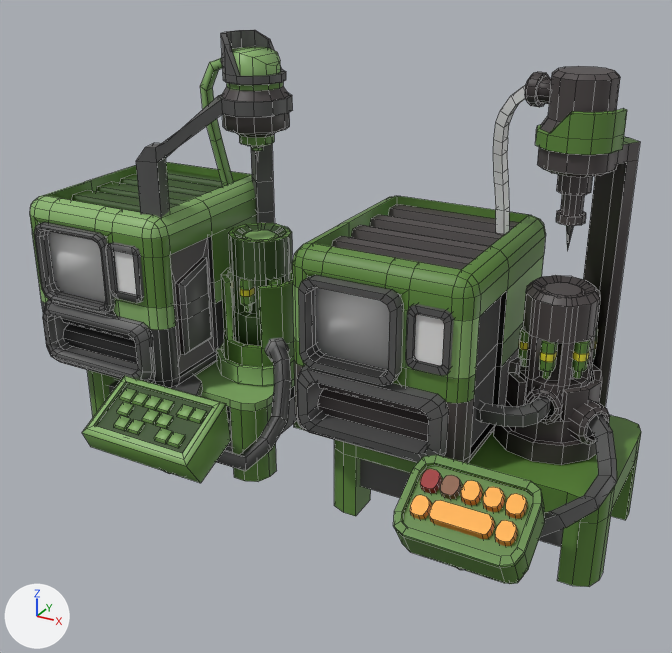
Renders of the FBX model Assets/Art/Models/Furniture/Machines/Botany/Biogenerator.fbx from each side of a commit.
Rendered twice from a 50 mm lens placed at (1.85, -2.28, 1.71), pointed at (0.6, -0.01, 0.58). Lighting does not change. The marker at lower left points along +X, +Y and +Z. Mesh edges are drawn as thin lines.

Objects in the first picture: 'Biogenerator', 'Biogenerator Old'.
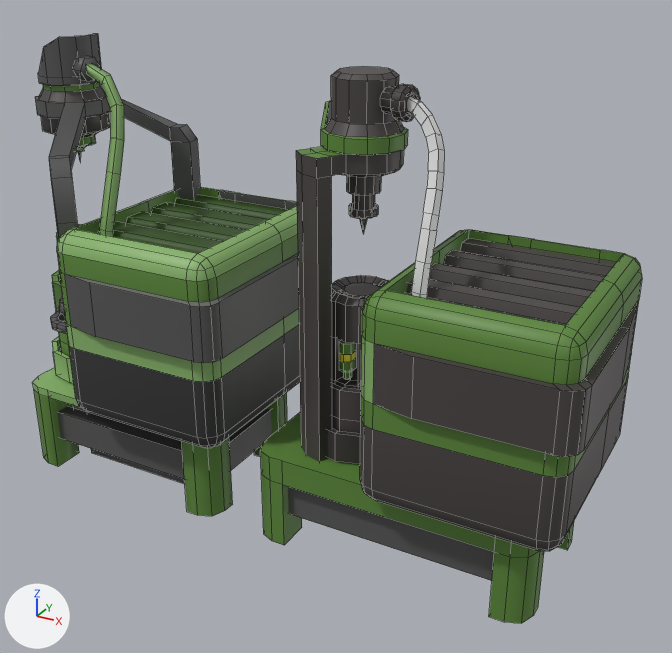
Pixel boxes (x1, y1, x2, y2) of what changed, in the pictures (672 x 653 px):
```json
{"object": "Biogenerator", "change": "surface changed, reshaped, moved, turned", "before": [292, 66, 641, 587], "after": [33, 34, 300, 516]}
{"object": "BiogeneratorV2", "change": "added", "after": [260, 66, 642, 623], "faces in mat_palette05 (picture img_palette05_png)": [260, 66, 642, 623], "faces in mat_palette05_glass (white #e7e7e7)": [407, 97, 445, 298]}
{"object": "Biogenerator Old", "change": "deleted", "before": [30, 30, 304, 483]}
{"part": 1, "of": "me_biogenerator_003", "change": "surface changed", "before": [97, 384, 211, 453], "on screen": "green"}
```

Edits to the scene script, one JSON object a line:
```json
{"block": "me_biogenerator_003", "where": "me_biogenerator_003.from_pydata(...)  # 1820 vertices, 1537 faces; spans x -0.466..0.465, y 0.005..1.398, z -0.463..0.457"}
{"block": "me_biogenerator_003", "change": "me_biogenerator_003 part 1: texture (UV) coordinates of 1 of 1537 faces, centred in x 0.153, y 0.305, z 0.349, changed; they spanned u 0.03..0.03, v 0.41..0.41 and now span u 0.1..0.1, v 0.4..0.4"}
{"op": "add", "block": "me_biogenerator_1", "code": ["me_biogenerator_1 = bpy.data.meshes.new('Biogenerator')", "me_biogenerator_1.from_pydata(...)  # 2019 vertices, 1667 faces; spans x -0.466..0.487, y 0.005..1.361, z -0.463..0.48", "# faces by material slot: [1617, 2, 48]", "me_biogenerator_1.materials.append(mat_palette05)  # picture img_palette05_png", "me_biogenerator_1.materials.append(mat_palette05_emission)  # white #e7e7e7", "me_biogenerator_1.materials.append(mat_palette05_glass)  # white #e7e7e7"]}
{"op": "remove", "block": "ob_beaker_slot_001", "code": "ob_beaker_slot_001.parent = ob_biogenerator_old"}
{"op": "remove", "block": "ob_biogenerator_old", "code": ["ob_biogenerator_old = bpy.data.objects.new('Biogenerator Old', me_biogenerator_003)", "ob_biogenerator_old.location = (0.0, 0.0, 0.0)", "ob_biogenerator_old.rotation_euler = (1.571, 0.0, 0.0)  # degrees (90, 0, 0)"]}
{"op": "set", "path": "ob_biogenerator", "old": "bpy.data.objects.new('Biogenerator', me_biogenerator)", "new": "bpy.data.objects.new('Biogenerator', me_biogenerator_003)"}
{"op": "set", "path": "ob_biogenerator.location", "old": "(1.0, 0.0, 0.0)", "new": "(0.0, 0.0, 0.0)"}
{"op": "set", "path": "ob_biogenerator.rotation_euler", "old": "(1.571, 0.0, 0.0)", "new": "(1.571, 0.0, -3.142)", "note": "degrees (90, 0, 0) -> degrees (90, 0, -180)"}
{"op": "add", "block": "ob_biogeneratorv2", "code": ["ob_biogeneratorv2 = bpy.data.objects.new('BiogeneratorV2', me_biogenerator_1)", "ob_biogeneratorv2.location = (1.0, 0.0, 0.0)", "ob_biogeneratorv2.rotation_euler = (1.571, 0.0, -3.142)  # degrees (90, 0, -180)"]}
```
